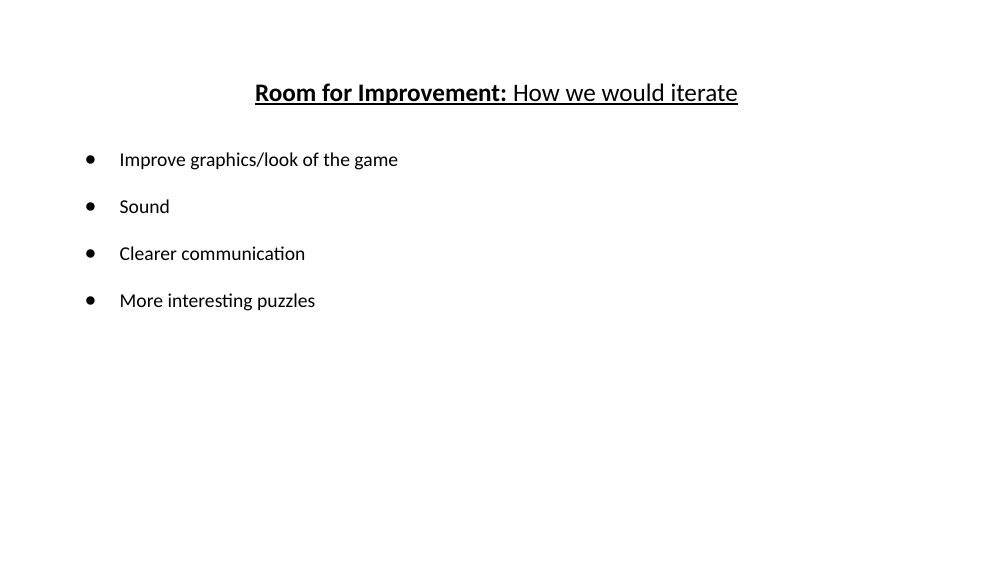
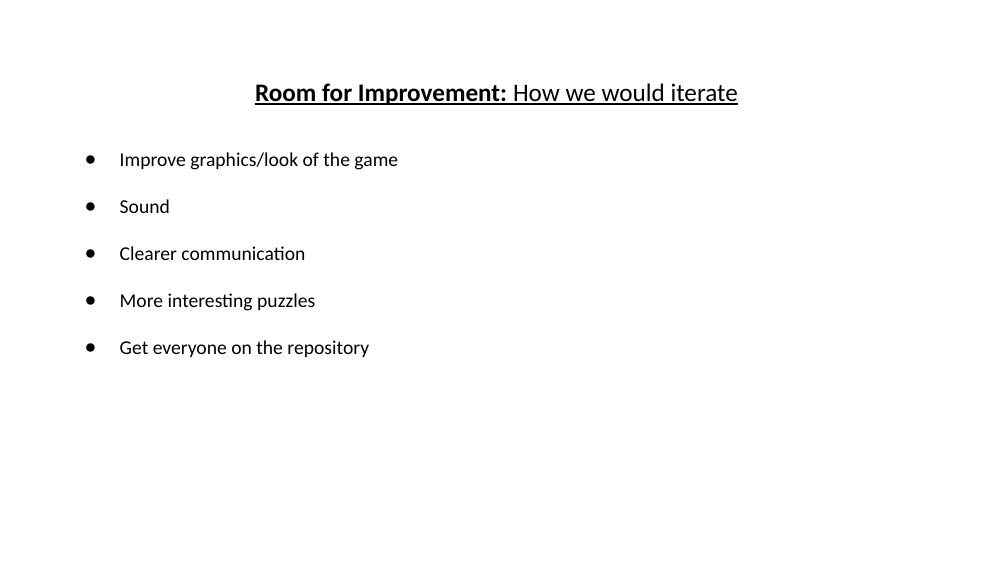
Before and after one commit to axchristie/IASC1P04-TeamH, a slide deck: slide 12 of Axure Presentation (1).pptx. Drawn at 1008x567 pixels with LibreOffice and Linux fonts; fonts in the diff are those of the drawing. Boxes give left, top, right and bottom in pixels: in the first picture for what was removed or moved away, otherwise in the second. Text is boxed around its words. In the diff, an @@ line names an element or a change of style, - is before the commit and + after.

```diff
--- a/Axure Presentation (1).pptx
+++ b/Axure Presentation (1).pptx
@@ text at bbox=[120, 340, 369, 357]: paragraph added @@
+● Get everyone on the repository
```
Also in this commit, not shown: 1 other slide changed, 1 slide added, 1 slide removed.
